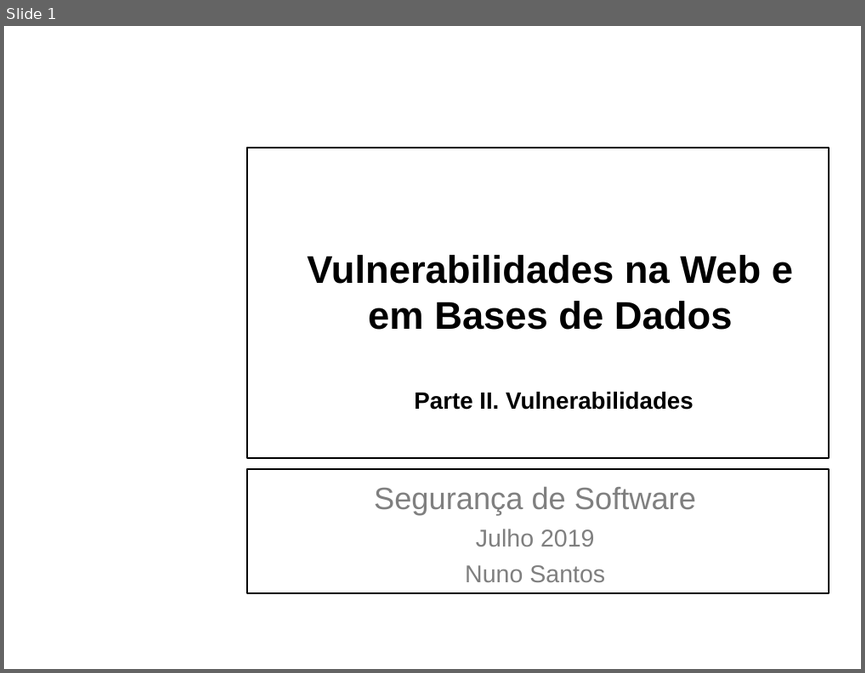
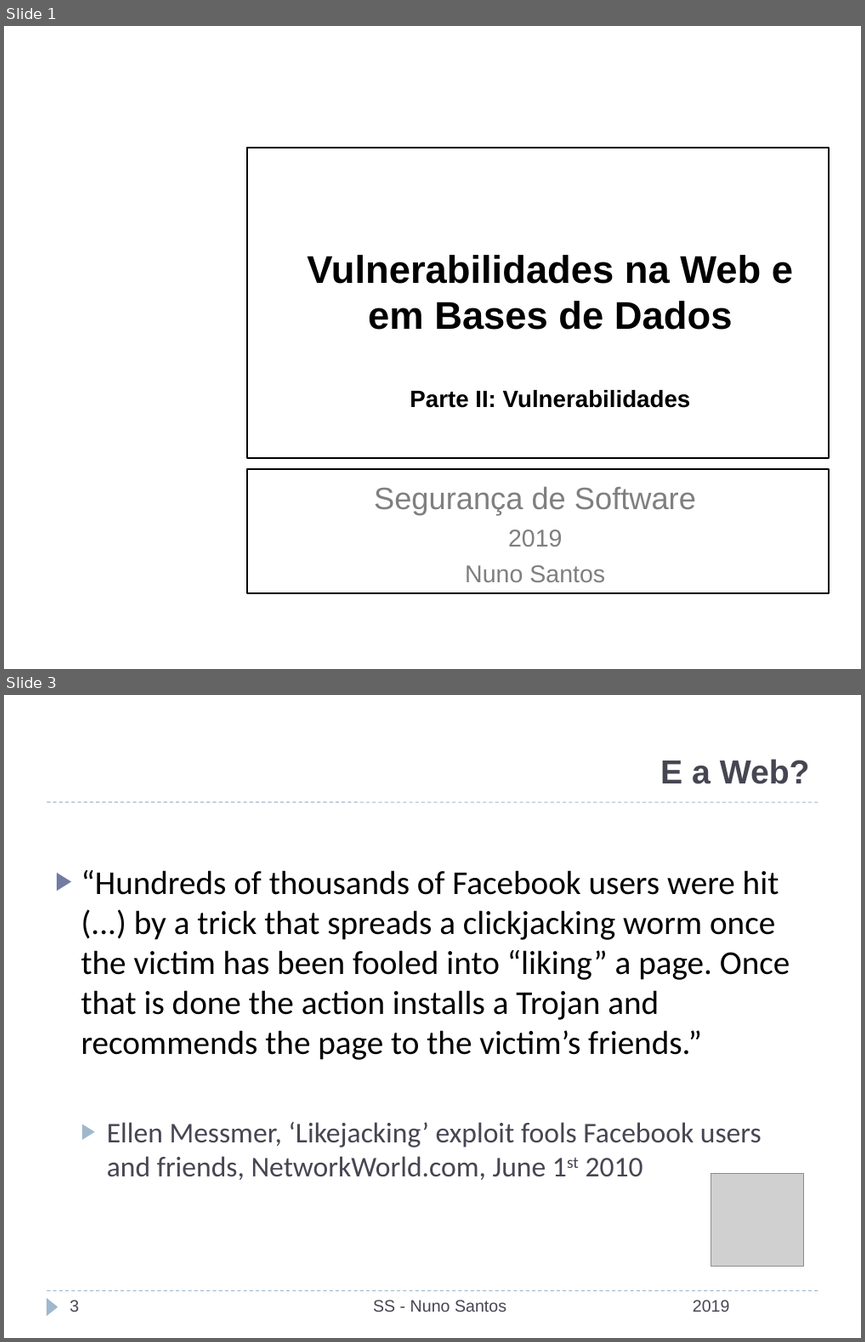
Before and after one commit to nuno-santos/acite2019, a slide deck: teoricas/acite2019-05-web_bd.pptx. Shown one above the other, each under a label of ours: slide 1 before the commit, slides 1 and 3 after it; the slides between them are not shown. The pictures are 865x673 and 865x1342 pixels, drawn with LibreOffice and Linux fonts; fonts in the diff are those of the drawing; grey boxes stand for pictures; background and template pictures are left out. Boxes give left, top, right and bottom in pixels: in the first picture for what was removed or moved away, otherwise in the second. Text is boxed around its words. In the diff, an @@ line names an element or a change of style, - is before the commit and + after.

```diff
--- a/teoricas/acite2019-05-web_bd.pptx
+++ b/teoricas/acite2019-05-web_bd.pptx
@@ slide 3 added at (x1=4, y1=695, x2=861, y2=1338), background #FFFFFF @@
@@ title added at (x1=660, y1=759, x2=810, y2=784), 28 pt, text #464653, bold @@
+E a Web?
@@ line added from (46, 802) to (818, 802), #9FB8CD 0.75 pt dashed @@
@@ text added at (x1=81, y1=870, x2=789, y2=1179), 28 pt, text #000000 @@
+▶ “Hundreds of thousands of Facebook users were hit (...) by a trick that spreads a clickjacking worm once the victim has been fooled into “liking” a page. Once that is done the action installs a Trojan and recommends the page to the victim’s friends.”
+  ▶ Ellen Messmer, ‘Likejacking’ exploit fools Facebook users and friends, NetworkWorld.com, June 1st 2010
@@ picture added at (x1=711, y1=1173, x2=803, y2=1265) @@
@@ line added from (46, 1291) to (818, 1291), #9FB8CD 0.75 pt dashed @@
@@ triangle added at (x1=46, y1=1298, x2=58, y2=1315), fill #9FB8CD @@
@@ page number added at (x1=69, y1=1299, x2=79, y2=1311), 14 pt, text #464653 @@
+3
@@ text added at (x1=373, y1=1299, x2=506, y2=1311), 14 pt, text #464653 @@
+SS - Nuno Santos
@@ text added at (x1=692, y1=1299, x2=730, y2=1311), 14 pt, text #464653 @@
+2019
@@ slide 1 changed as well @@
@@ title at (x1=307, y1=255, x2=793, y2=408): text changed @@
-Vulnerabilidades na Web e em Bases de Dados
-Parte II. Vulnerabilidades
+Vulnerabilidades na Web e em Bases de Dados
+Parte II: Vulnerabilidades
@@ subtitle at (x1=508, y1=529, x2=562, y2=546): text changed @@
-Julho 2019
+2019
```
Also in this commit, not shown: 7 other slides changed, 13 other slides added, 3 slides removed.
